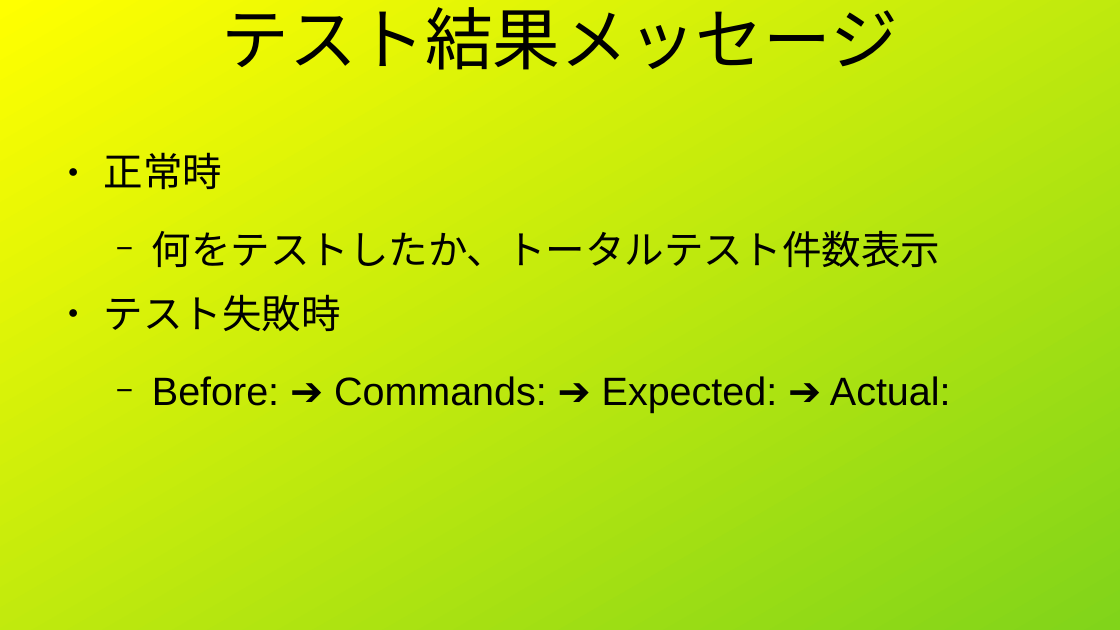
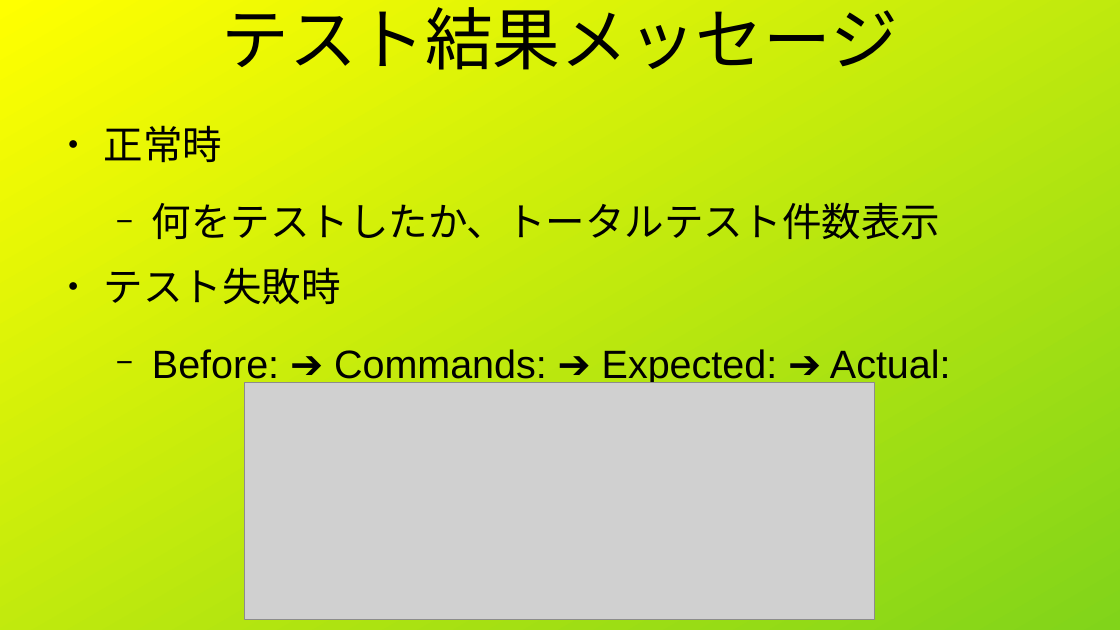
Before and after one commit to shigmas/viMarkdown, a slide deck: slide 9 of tech/ja/LT20260708/自動テスト.odp. Drawn at 1120x630 pixels with LibreOffice and Linux fonts; fonts in the diff are those of the drawing; grey boxes stand for pictures. Boxes give left, top, right and bottom in pixels: in the first picture for what was removed or moved away, otherwise in the second. Text is boxed around its words. In the diff, an @@ line names an element or a change of style, - is before the commit and + after.

```diff
--- a/tech/ja/LT20260708/自動テスト.odp
+++ b/tech/ja/LT20260708/自動テスト.odp
@@ text "正常時": place and size @@
-text "正常時" at (104, 152, 951, 413)
+text "正常時" at (104, 125, 951, 386)
@@ picture added at (245, 383, 875, 620) @@
```
Also in this commit, not shown: 7 other slides changed, 7 other files.
